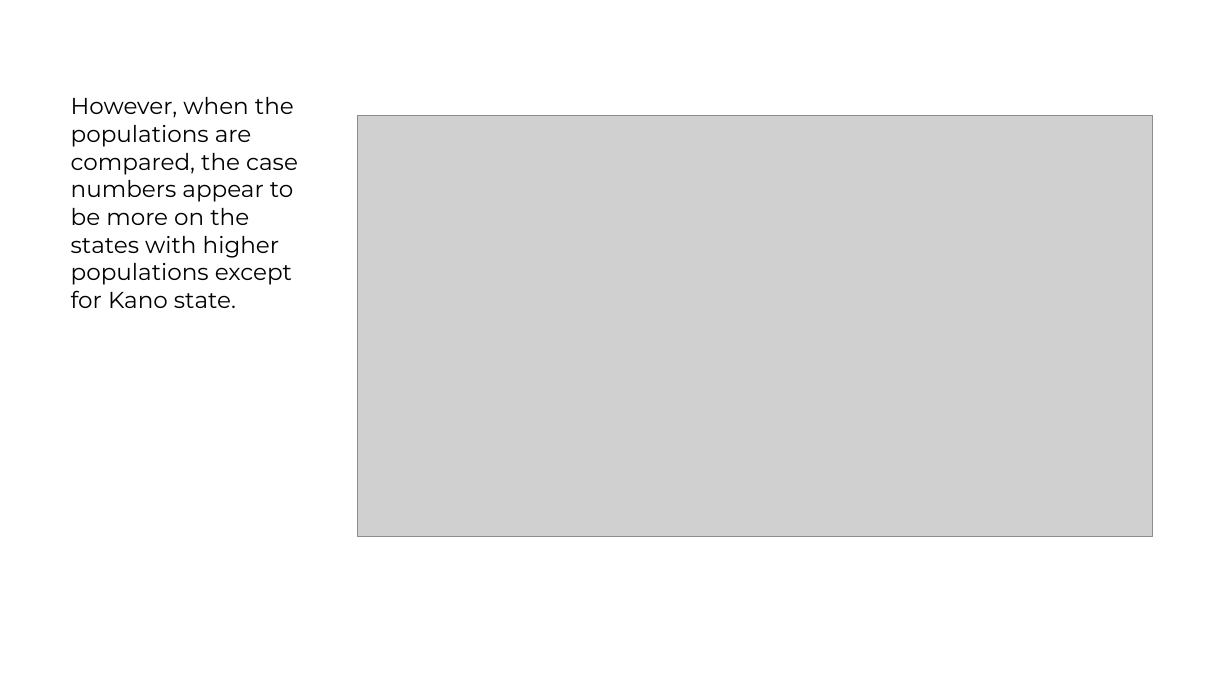
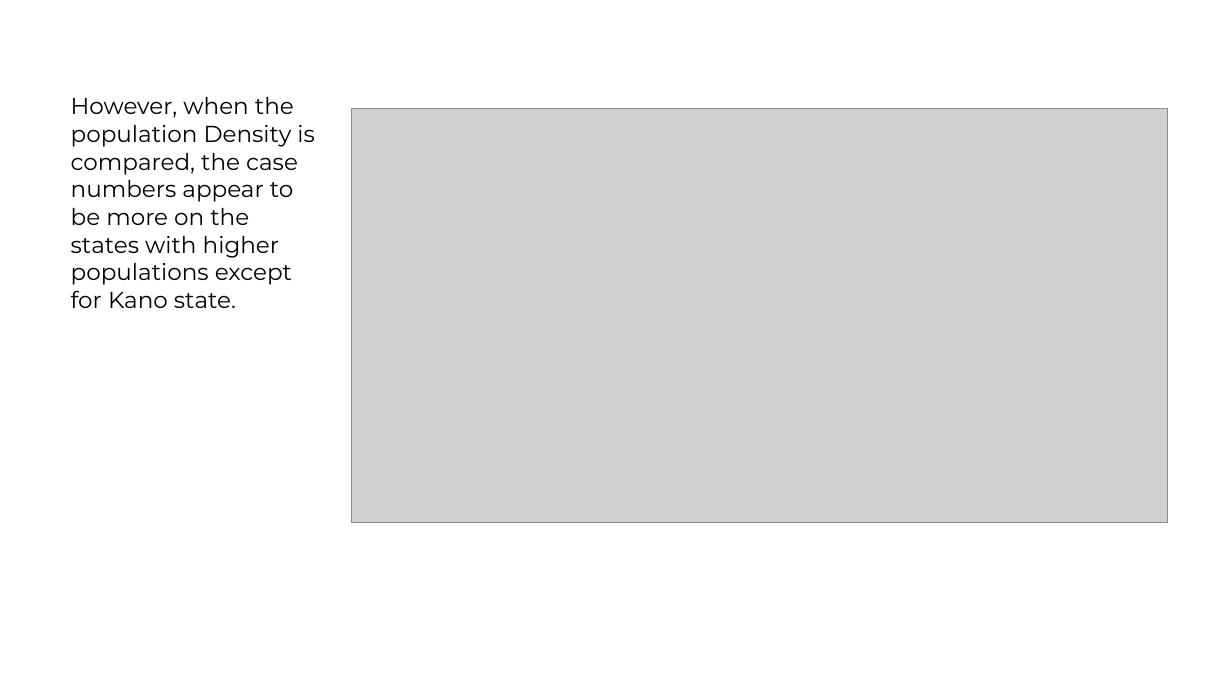
Before and after one commit to iroanya/Nigeria-COVID-19-Data-Analysis-Using-Python, a slide deck: slide 21 of Ustacky Capstone Project for Data Science Micro Degree.pptx (slide 11 before the commit). Drawn at 1232x693 pixels with LibreOffice and Linux fonts; fonts in the diff are those of the drawing; grey boxes stand for pictures. Boxes give left, top, right and bottom in pixels: in the first picture for what was removed or moved away, otherwise in the second. Text is boxed around its words. In the diff, an @@ line names an element or a change of style, - is before the commit and + after.

```diff
--- a/Ustacky Capstone Project for Data Science Micro Degree.pptx
+++ b/Ustacky Capstone Project for Data Science Micro Degree.pptx
@@ text at <box>71,97,315,308</box>: text changed @@
-However, when the populations are compared, the case numbers appear to be more on the states with higher populations except for Kano state.
+However, when the population Density is compared, the case numbers appear to be more on the states with higher populations except for Kano state.
@@ picture: place and size @@
-picture at <box>358,116,1153,536</box>
+picture at <box>351,109,1167,523</box>
```
Also in this commit, not shown: 10 other slides changed, 18 slides added, 1 slide removed.
